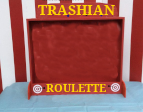
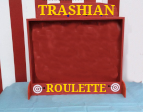
Layered file, before and after one edit (143x112). Changes by layer:
painted on "Pasted Layer" over (x1=121, y1=0, x2=143, y2=83)
